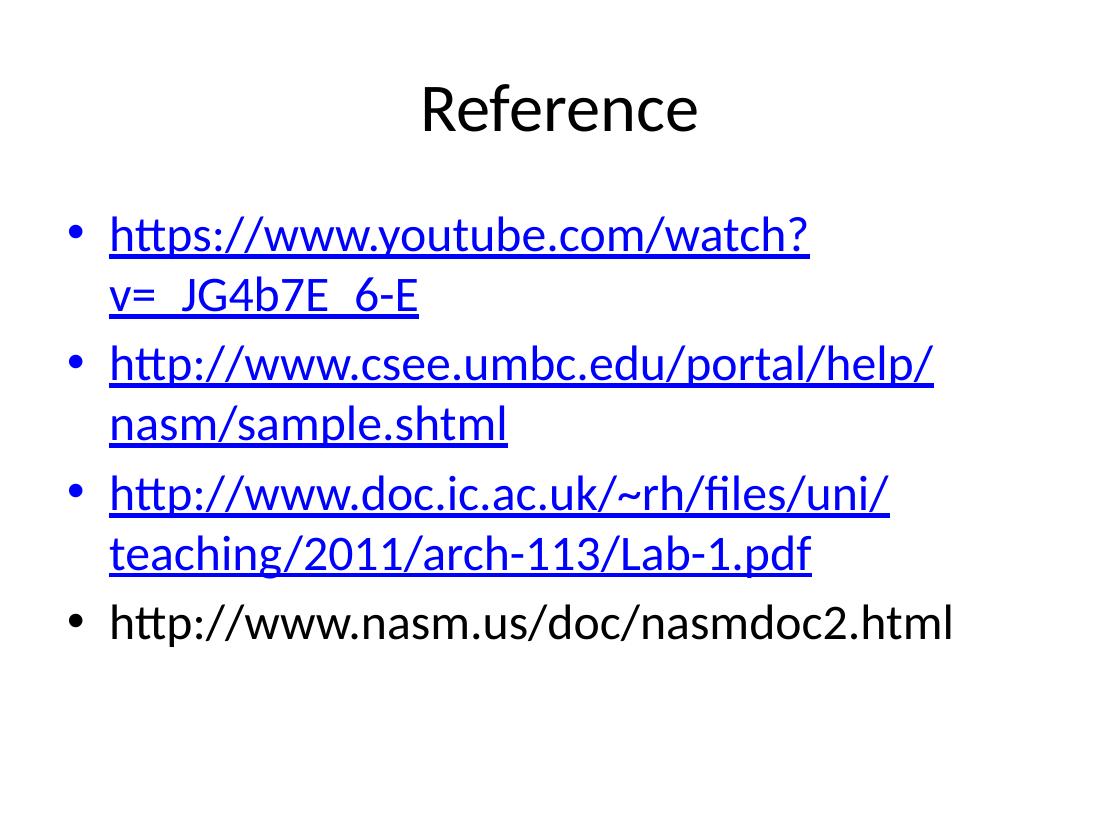
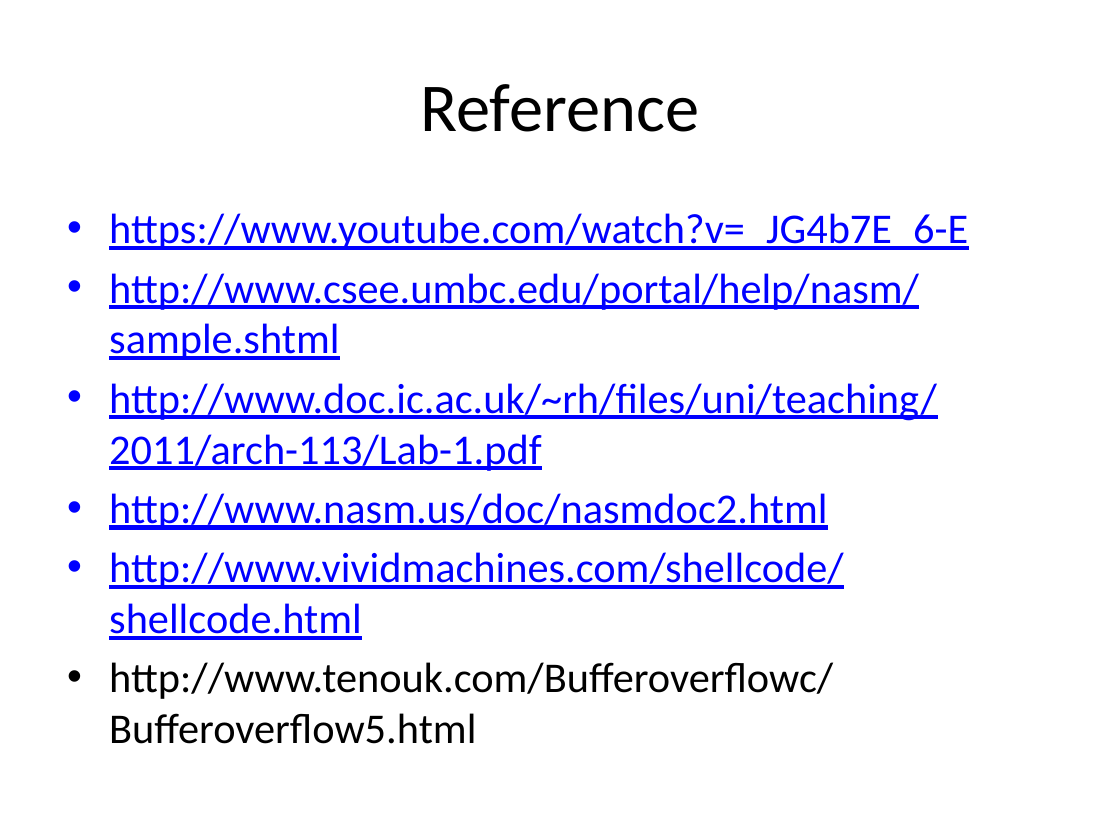
Before and after one commit to Bowie-State-University/CS-Courses, a slide deck: slide 2 of COSC402_545_Software_OS_Security/MyPPTs/3_shellcoding/NASM.pptx. Drawn at 1120x840 pixels with LibreOffice and Linux fonts; fonts in the diff are those of the drawing. Boxes give left, top, right and bottom in pixels: in the first picture for what was removed or moved away, otherwise in the second. Text is boxed around its words. In the diff, an @@ line names an element or a change of style, - is before the commit and + after.

```diff
--- a/COSC402_545_Software_OS_Security/MyPPTs/3_shellcoding/NASM.pptx
+++ b/COSC402_545_Software_OS_Security/MyPPTs/3_shellcoding/NASM.pptx
@@ text at [109, 213, 968, 530]: size 32 to 27.2 pt in "https://www.youtube.com/watch?v=_JG4b7E_6-E", "http://www.csee.umbc.edu/portal/help/nasm/sample.shtml", "http://www.doc.ic.ac.uk/~rh/files/uni/teaching/2011/arch-113 ...", "http://www.nasm.us/doc/nasmdoc2.html"; text colour #000000 to #0000FF, underline on in "http://www.nasm.us/doc/nasmdoc2.html" @@
@@ text at [109, 552, 844, 744]: paragraphs added @@
+• http://www.vividmachines.com/shellcode/shellcode.html
+• http://www.tenouk.com/Bufferoverflowc/Bufferoverflow5.html
```
Also in this commit, not shown: 1 slide added.
